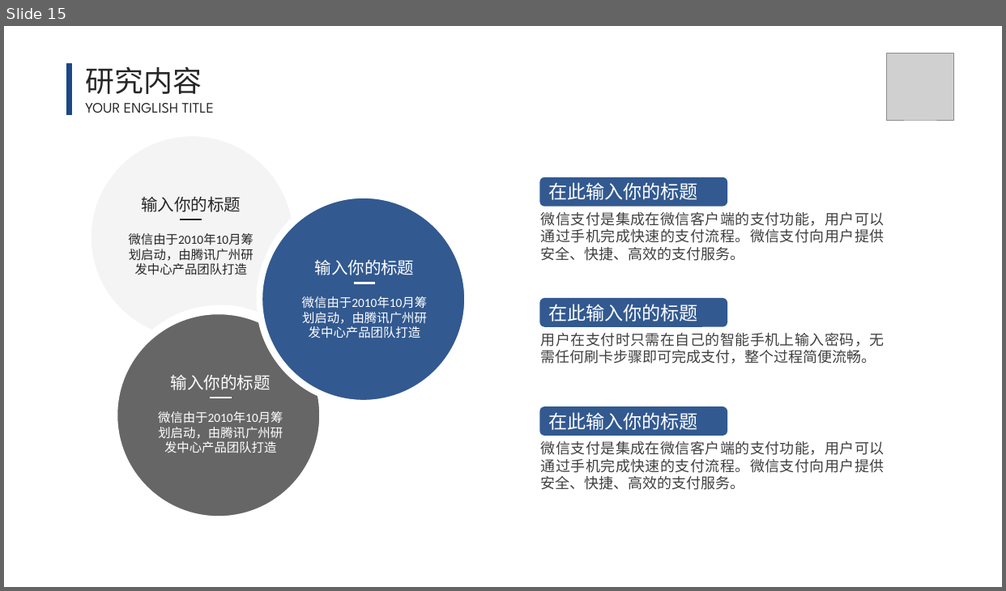
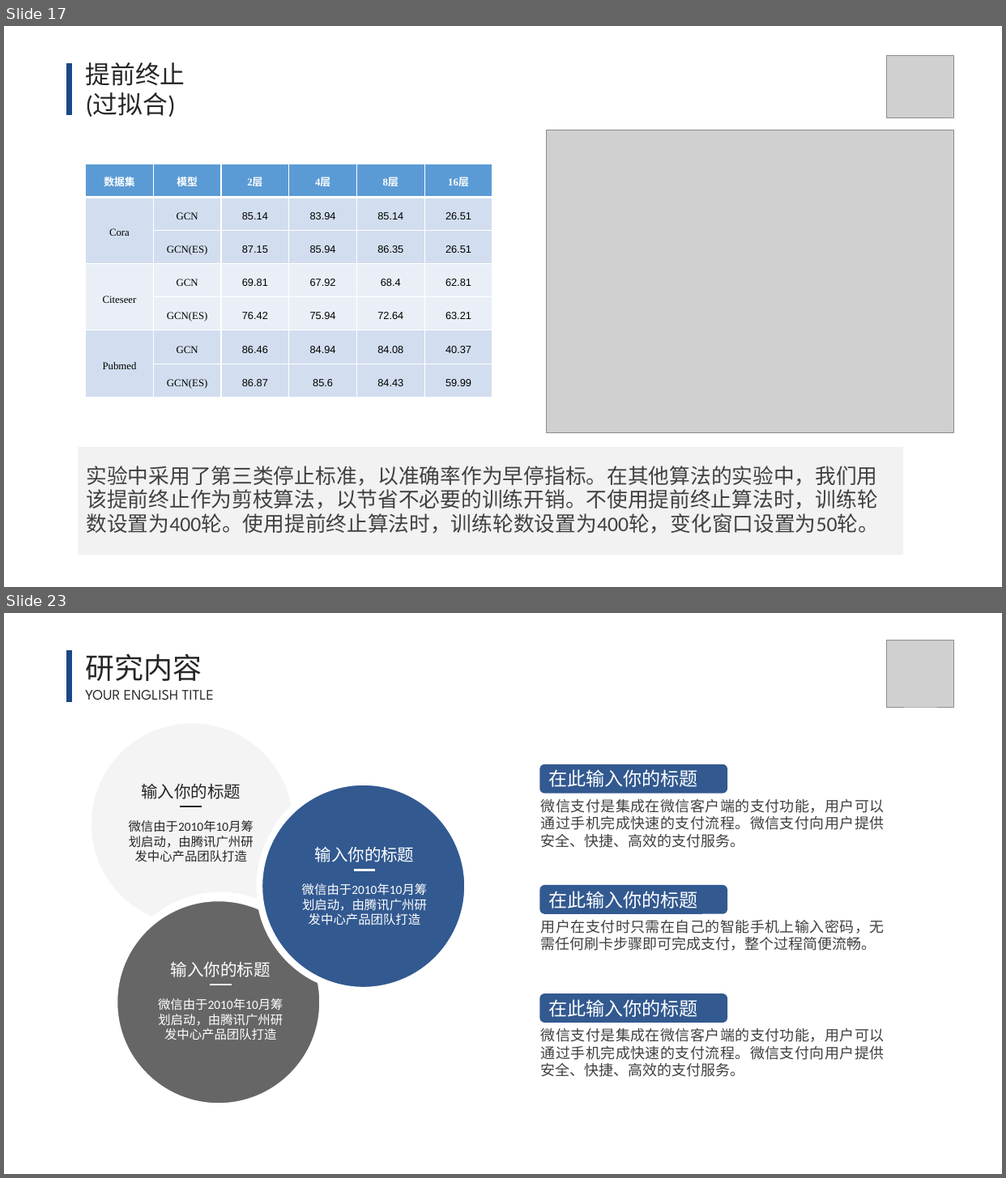
Before and after one commit to lt610/DeepGCN, a slide deck: 毕设提交/ppt/答辩ppt.pptx. Shown one above the other, each under a label of ours: slide 15 before the commit, slides 17 and 23 after it; the slides between them are not shown. The pictures are 1006x591 and 1006x1178 pixels, drawn with LibreOffice and Linux fonts; fonts in the diff are those of the drawing; grey boxes stand for pictures. Boxes give left, top, right and bottom in pixels: in the first picture for what was removed or moved away, otherwise in the second. Text is boxed around its words. In the diff, an @@ line names an element or a change of style, - is before the commit and + after.

```diff
--- a/毕设提交/ppt/答辩ppt.pptx
+++ b/毕设提交/ppt/答辩ppt.pptx
@@ slide 17 added at [4, 26, 1002, 587], background #FFFFFF @@
@@ line added from (69, 63) to (69, 115), #1C4885 6 pt @@
@@ text added at [86, 62, 185, 117], 24 pt, text #262626 @@
+提前终止
+(过拟合)
@@ picture added at [888, 56, 954, 118] @@
@@ picture added at [546, 130, 953, 433] @@
@@ table added at [86, 164, 494, 397], 7 rows, 6 columns @@
+数据集 | 模型 | 2层 | 4层 | 8层 | 16层
+Cora | GCN | 85.14 | 83.94 | 85.14 | 26.51
+ | GCN(ES) | 87.15 | 85.94 | 86.35 | 26.51
+Citeseer | GCN | 69.81 | 67.92 | 68.4 | 62.81
+ | GCN(ES) | 76.42 | 75.94 | 72.64 | 63.21
+Pubmed | GCN | 86.46 | 84.94 | 84.08 | 40.37
+ | GCN(ES) | 86.87 | 85.6 | 84.43 | 59.99
@@ line added from (132, 254) to (181, 254), #FFFFFF 2 pt @@
@@ rectangle added at [78, 447, 904, 556], fill #F2F2F2 @@
@@ text added at [87, 466, 880, 534], 20 pt, text #404040 @@
+实验中采用了第三类停止标准，以准确率作为早停指标。在其他算法的实验中，我们用该提前终止作为剪枝算法，以节省不必要的训练开销。不使用提前终止算法时，训练轮数设置为400轮。使用提前终止算法时，训练轮数设置为400轮，变化窗口设置为50轮。
@@ what was slide 15 is now slide 23 @@
```
Also in this commit, not shown: 4 slides changed, 11 other slides added, 1 slide removed.
